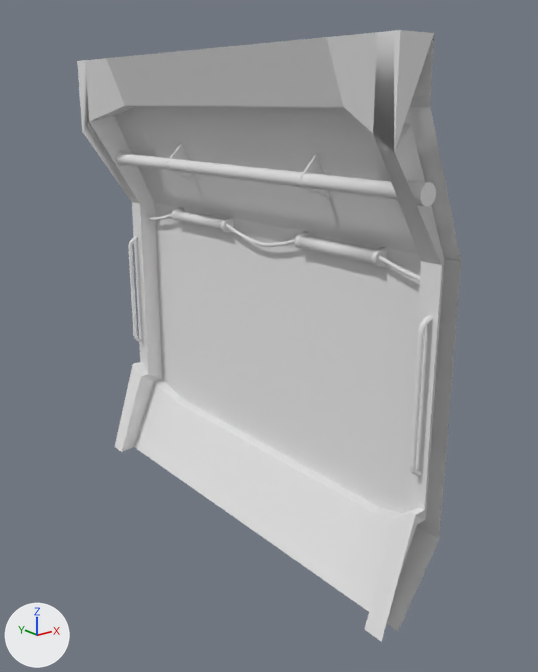
What one commit did to the FBX model ProjectKOS/Assets/Environment/Walls/Wall.fbx.
One viewpoint serves both versions: a camera (50 mm lens) standing at (-2.94, -3.7, 2.72) and looking at (-0.13, -0.18, 1.31). The lights are fixed; the arrows at lower left show +X, +Y and +Z. Where no turn or scale is listed for an object, it has been applied to the vertices.

Objects in the first picture: 'WallLp'.
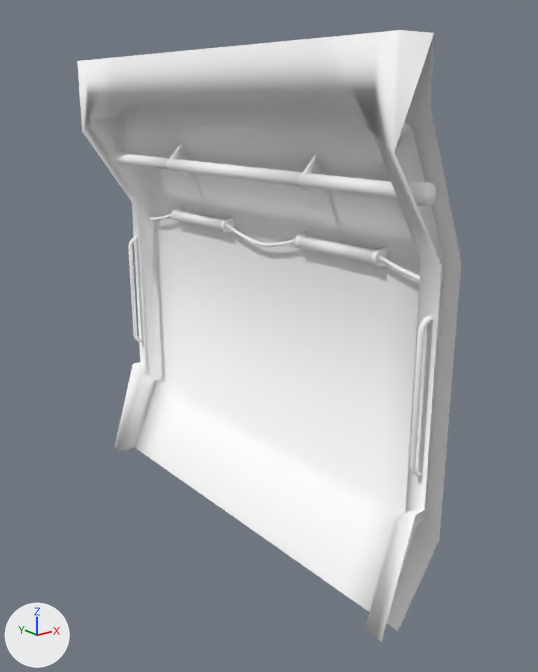
Changed parts and their boxes [x1, y1, x2, y2] in the pictures (538 x 672 px):
'WallLp', recoloured: [77, 30, 461, 642] in both
part 1 of me_plane_022, cut back: before [387, 35, 461, 631]

Patch to the scene script:
```diff
--- a/ProjectKOS/Assets/Environment/Walls/Wall.fbx.py
+++ b/ProjectKOS/Assets/Environment/Walls/Wall.fbx.py
@@ mat_baketarget @@
 mat_baketarget = principled_material('BakeTarget')
-mat_baketarget.base_color = (0.8, 0.8, 0.8)  # white #e7e7e7
+mat_baketarget.base_color = (1.0, 1.0, 1.0)  # white #ffffff
 mat_baketarget.roughness = 0.553
@@ me_plane_022 @@
 # used by ob_walllp; location = (0.0, 0.0, 0.0)
 # verts and faces of me_plane_022; kept vertices keep their numbers, new ones are numbered from 1226
 # before: 593 (-0.3, -1.5, 0.0) at pixel (398, 631), 594 (-0.3, -1.5, 2.7) at pixel (430, 107), 595 (-0.3, 1.5, 0.0), 596 (-0.3, 1.5, 2.7), 597 (0.0, -1.5, 0.45) at pixel (439, 539)
 # before: 598 (0.0, 1.5, 0.45), 599 (0.01, -1.5, 1.99) at pixel (461, 261), 600 (0.01, 1.5, 1.99), 601 (-0.3, -1.5, 3.0) at pixel (434, 33), 602 (-0.3, 1.5, 3.0)
 # before: 1051 (-0.3, 1.5, 3.0), 1061 (-0.51, 1.5, 3.0) at pixel (77, 61), 1069 (-0.3, 1.4, 3.0), 1071 (-0.51, 1.37, 3.0) at pixel (85, 60), 1075 (-0.51, 1.5, 2.52) at pixel (82, 131)
-me_plane_022.from_pydata(...)  # 1226 vertices, 1094 faces; spans x -0.51..0.01, y -1.5..1.5, z 0.0..3.0
+me_plane_022.from_pydata(...)  # 1216 vertices, 1090 faces; spans x -0.51..0.01, y -1.5..1.5, z 0.0..3.0
+# me_plane_022 part 1
+delete_vertices([*range(593, 602), 1051])  # with the faces that use them
+faces += [(602, 1061, 1071, 1069), (602, 1075, 1061)]
+# me_plane_022 part 2: the surface is now shaded smooth
 me_plane_022.materials.append(mat_baketarget)
```
